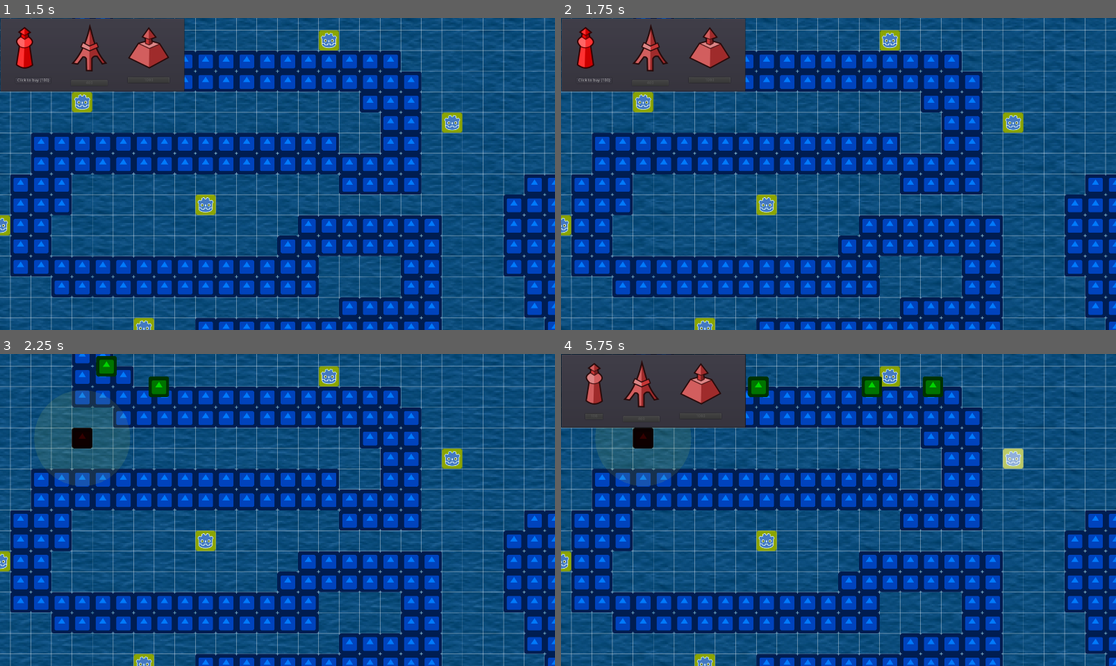
Above: before the commit, frames 1-4 (two rows, left to right).
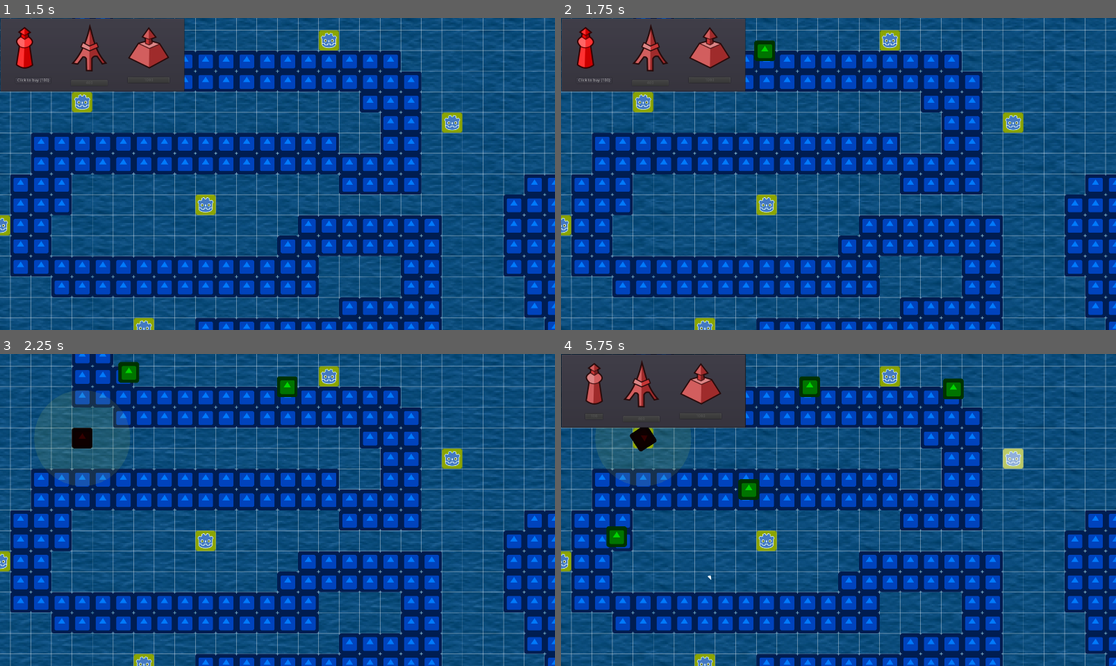
Above: after the commit, the same moments.

Repository: Dodoveloper/pdgt-game
Game: Godot game, scene res://Scenes/Map.tscn
Same seed, same stepped clock (60 frames per second), same inputs: the game is played once before the commit and once after it. The engine's default icon, where the game draws it, is replaced by a stand-in: a white triangle on a blue panel in a dark square.
Inputs (mouse positions are in pixels of both pictures, inside the frame that each line leads up to):
- Up to frame 1 (1.5 s): click (83, 102) at 0.5 s; click (33, 49) at 1.25 s
- Up to frame 2 (1.75 s): no input
- Up to frame 3 (2.25 s): click "Click to buy (100)" at 2 s
- Up to frame 4 (5.75 s): click (705, 662) at 2.75 s; click (888, 375) at 3.5 s; click (766, 541) at 4.25 s; click (1010, 460) at 5 s

Frame 1 is identical in both runs. In frame 2, 0.2% of the frame differs, in the area x 34-39%, y 7-14%; in frame 3, 1.0%; in frame 4, 1.8%, in the area x 8-73%, y 7-73%.

Commit message:
fixed speed bug, added scan area to enemy

Diff:
--- a/Scenes/Enemy.tscn
+++ b/Scenes/Enemy.tscn
@@ -1,6 +1,6 @@
-[gd_scene load_steps=4 format=2]
+[gd_scene load_steps=5 format=2]
 
-[ext_resource path="res://Scripts/Test.gd" type="Script" id=1]
+[ext_resource path="res://Scripts/Enemy.gd" type="Script" id=1]
 [ext_resource path="res://icon.png" type="Texture" id=2]
 
 [sub_resource type="RectangleShape2D" id=1]
@@ -8,10 +8,17 @@
 custom_solver_bias = 0.0
 extents = Vector2( 32, 32 )
 
-[node name="Sprite" type="KinematicBody2D" index="0"]
+[sub_resource type="CircleShape2D" id=2]
+
+custom_solver_bias = 0.0
+radius = 171.789
+
+[node name="Sprite" type="KinematicBody2D" index="0" groups=[
+"enemies",
+]]
 
 modulate = Color( 0.0335693, 0.859375, 0.0658274, 1 )
-position = Vector2( 320, 64 )
+position = Vector2( 439.733, 164.184 )
 z_index = 30
 input_pickable = false
 collision_layer = 2
@@ -19,6 +26,9 @@
 collision/safe_margin = 0.08
 script = ExtResource( 1 )
 _sections_unfolded = [ "Collision", "Z Index" ]
+__meta__ = {
+"_edit_group_": true
+}
 
 [node name="Sprite" type="Sprite" parent="." index="0"]
 
@@ -29,3 +39,21 @@
 [node name="CollisionShape2D" type="CollisionShape2D" parent="." index="1"]
 
 shape = SubResource( 1 )
+
+[node name="Scan" type="Area2D" parent="." index="2"]
+
+input_pickable = true
+gravity_vec = Vector2( 0, 1 )
+gravity = 98.0
+linear_damp = 0.1
+angular_damp = 1.0
+collision_layer = 32
+audio_bus_override = false
+audio_bus_name = "Master"
+_sections_unfolded = [ "Collision" ]
+
+[node name="CollisionShape2D" type="CollisionShape2D" parent="Scan" index="0"]
+
+shape = SubResource( 2 )
+
+[connection signal="area_entered" from="Scan" to="." method="_on_Scan_area_entered"]
--- a/Scenes/Platform.tscn
+++ b/Scenes/Platform.tscn
@@ -36,3 +36,5 @@
 visible = false
 position = Vector2( -9.92749, 6.36752 )
 shape = SubResource( 1 )
+
+[connection signal="area_entered" from="." to="." method="_on_Platform_area_entered"]
--- a/Scripts/Test.gd
+++ b/Scripts/Enemy.gd
@@ -1,6 +1,6 @@
 extends KinematicBody2D
 
-var speed = 200
+var speed = 600
 var nav = null setget set_nav
 var path = []
 var goal = Vector2()
@@ -14,7 +14,7 @@
 	# travel to the next point
 	if path.size() > 1:
 		var d = global_position.distance_to(path[0])
-		if d > 2:
+		if d > 6:
 			global_position = global_position.linear_interpolate(path[0],
 					(speed * delta) / d)
 		else:
@@ -28,3 +28,7 @@
 		life -= damage
 	else:
 		queue_free()
+
+func _on_Scan_area_entered(area):
+	if area.name == "Platform":
+		print("%s: platform detected!" %name)
--- a/Scripts/Platform.gd
+++ b/Scripts/Platform.gd
@@ -1,6 +1,7 @@
 extends Area2D
 
-var id = 220 # platform's id
+# platform's id
+var id = 220
 var life
 var producting_pits
 var inactive_pits
@@ -63,3 +64,17 @@
 	# pits
 	producting_pits = DataHandler.get_value(id, "cpozzi_in_produzione").to_int()
 	inactive_pits = DataHandler.get_value(id, "cpozzi_produttivi_non_eroganti").to_int() + DataHandler.get_value(id, "cpozzi_in_monitoraggio").to_int()
+
+
+
+
+
+
+
+
+
+
+
+
+func _on_Platform_area_entered(area):
+	print(area.name)
--- a/project.godot
+++ b/project.godot
@@ -36,9 +36,9 @@
 2d_physics/layer_1="Platform"
 2d_physics/layer_2="Enemy"
 2d_physics/layer_3="Turret"
-2d_render/layer_4="Cell"
 2d_physics/layer_4="Cell"
 2d_physics/layer_5="Bullet"
+2d_physics/layer_6="EnemyScan"
 
 [rendering]
 
